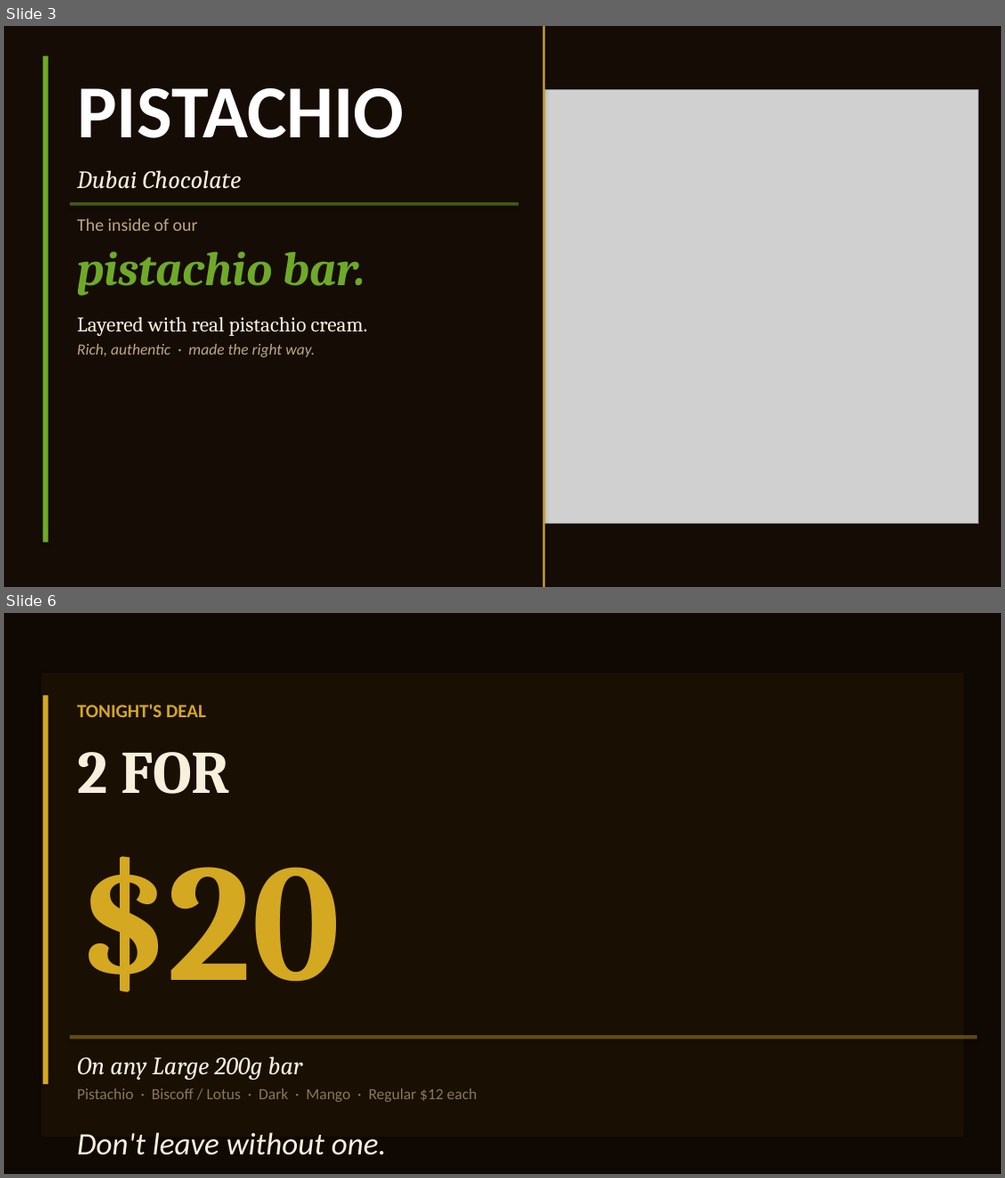
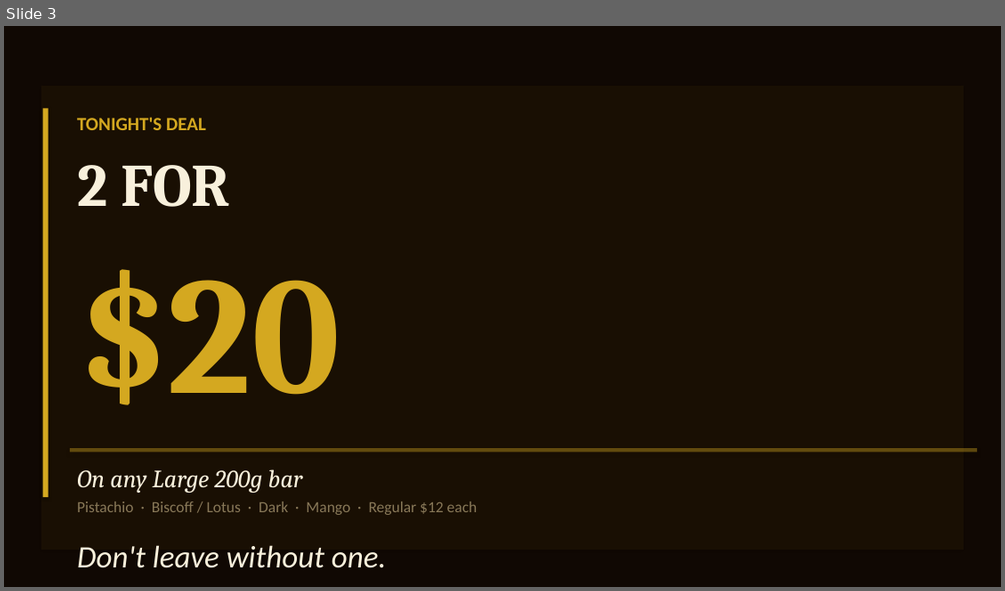
Before and after one commit to mnfadawi/hi, a slide deck: sahara-bites-fun-fair.pptx. Shown one above the other, each under a label of ours: slides 3 and 6 before the commit, slide 3 after it; the slides between them are not shown. The pictures are 1005x1178 and 1005x591 pixels, drawn with LibreOffice and Linux fonts; fonts in the diff are those of the drawing; grey boxes stand for pictures. Boxes give left, top, right and bottom in pixels: in the first picture for what was removed or moved away, otherwise in the second. Text is boxed around its words. In the diff, an @@ line names an element or a change of style, - is before the commit and + after.

```diff
--- a/sahara-bites-fun-fair.pptx
+++ b/sahara-bites-fun-fair.pptx
@@ slide 3 removed at <box>4,26,1001,587</box>, background #160C06 @@
@@ rectangle removed at <box>543,26,545,587</box> @@
@@ rectangle removed at <box>43,56,48,542</box> @@
@@ text removed at <box>77,88,404,138</box> @@
-PISTACHIO
@@ picture removed at <box>544,89,979,524</box> @@
@@ text removed at <box>77,170,242,189</box> @@
-Dubai Chocolate
@@ rectangle removed at <box>70,202,518,206</box> @@
@@ text removed at <box>77,218,198,231</box> @@
-The inside of our
@@ text removed at <box>77,251,366,296</box> @@
-pistachio bar.
@@ text removed at <box>77,317,368,336</box> @@
-Layered with real pistachio cream.
@@ text removed at <box>77,344,315,357</box> @@
-Rich, authentic · made the right way.
@@ what was slide 6 is now slide 3 @@
```
Also in this commit, not shown: 2 slides changed, 2 slides added, 4 other slides removed.
